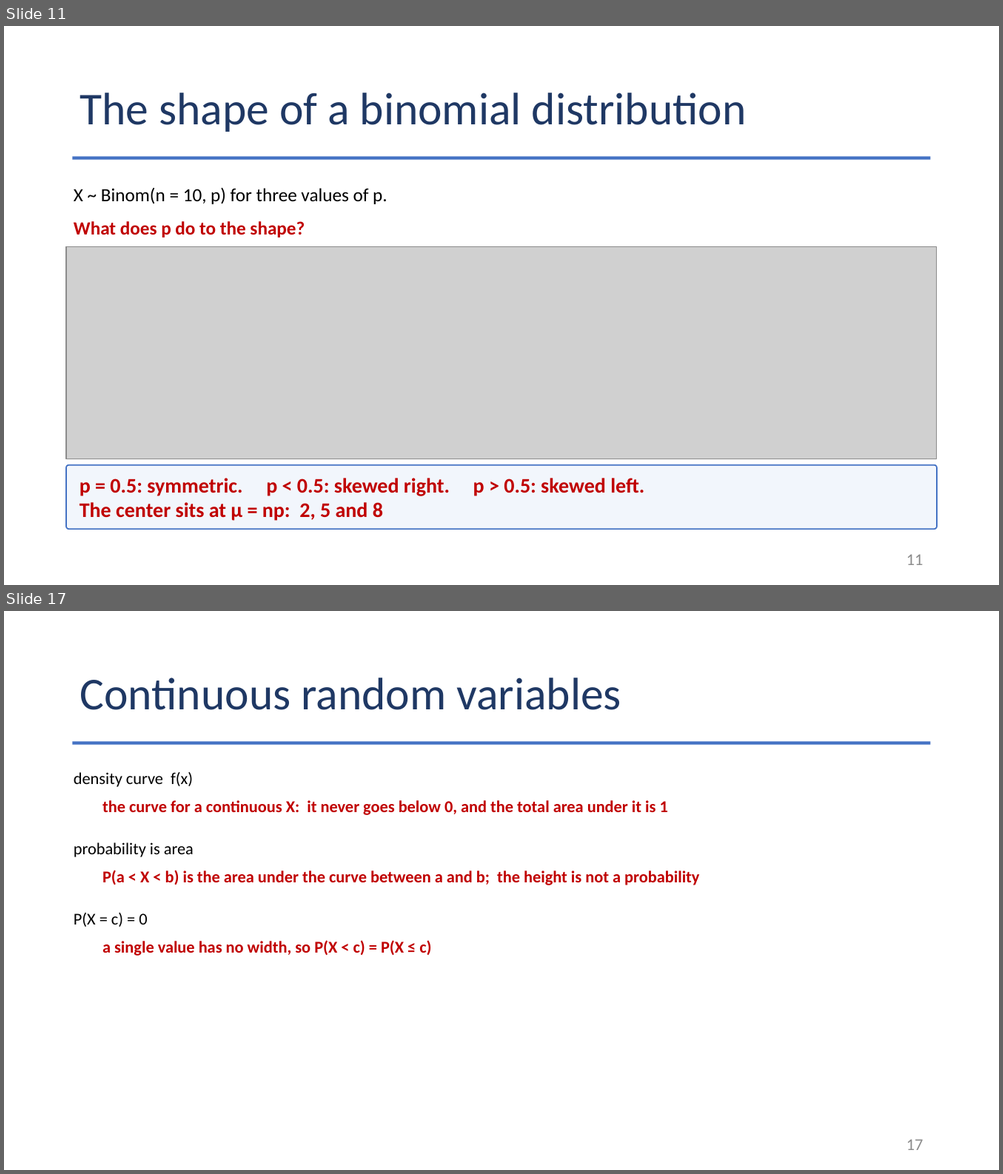
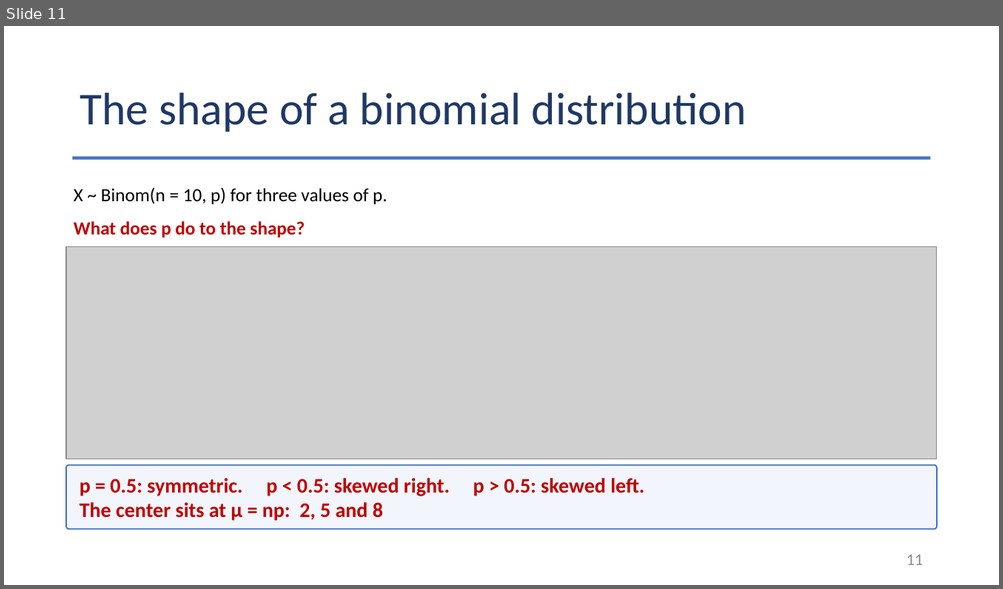
Before and after one commit to Jarred6068/UI_STAT251-03_Spring_2024, a slide deck: docs/lecture_slides/Week 7/2026/Week7_Lecture16_Slides_10_7_2026.pptx. Shown one above the other, each under a label of ours: slides 11 and 17 before the commit, slide 11 after it; the slides between them are not shown. The pictures are 1003x1174 and 1003x589 pixels, drawn with LibreOffice and Linux fonts; fonts in the diff are those of the drawing; grey boxes stand for pictures. Boxes give left, top, right and bottom in pixels: in the first picture for what was removed or moved away, otherwise in the second. Text is boxed around its words. In the diff, an @@ line names an element or a change of style, - is before the commit and + after.

```diff
--- a/docs/lecture_slides/Week 7/2026/Week7_Lecture16_Slides_10_7_2026.pptx
+++ b/docs/lecture_slides/Week 7/2026/Week7_Lecture16_Slides_10_7_2026.pptx
@@ slide 17 removed at [4, 611, 999, 1170], background #FFFFFF @@
@@ title removed at [79, 678, 621, 710] @@
-Continuous random variables
@@ rectangle removed at [73, 741, 930, 744] @@
@@ text removed at [74, 772, 193, 787] @@
-density curve f(x)
@@ text removed at [102, 800, 668, 815] @@
-the curve for a continuous X: it never goes below 0, and the total area under it is 1
@@ text removed at [74, 843, 193, 857] @@
-probability is area
@@ text removed at [102, 870, 699, 886] @@
-P(a < X < b) is the area under the curve between a and b; the height is not a probability
@@ text removed at [74, 913, 147, 927] @@
-P(X = c) = 0
@@ text removed at [102, 940, 431, 956] @@
-a single value has no width, so P(X < c) = P(X ≤ c)
@@ page number removed at [906, 1139, 923, 1150] @@
-17
```
Also in this commit, not shown: 1 slide changed, 10 other slides removed, 27 other files.
